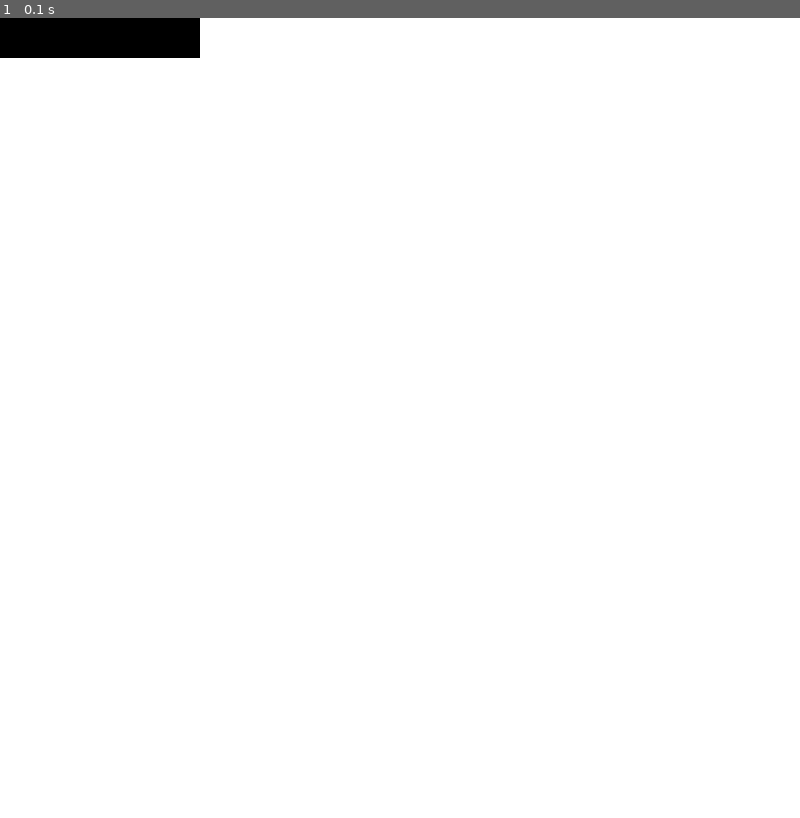
Above: before the commit, frame 1.
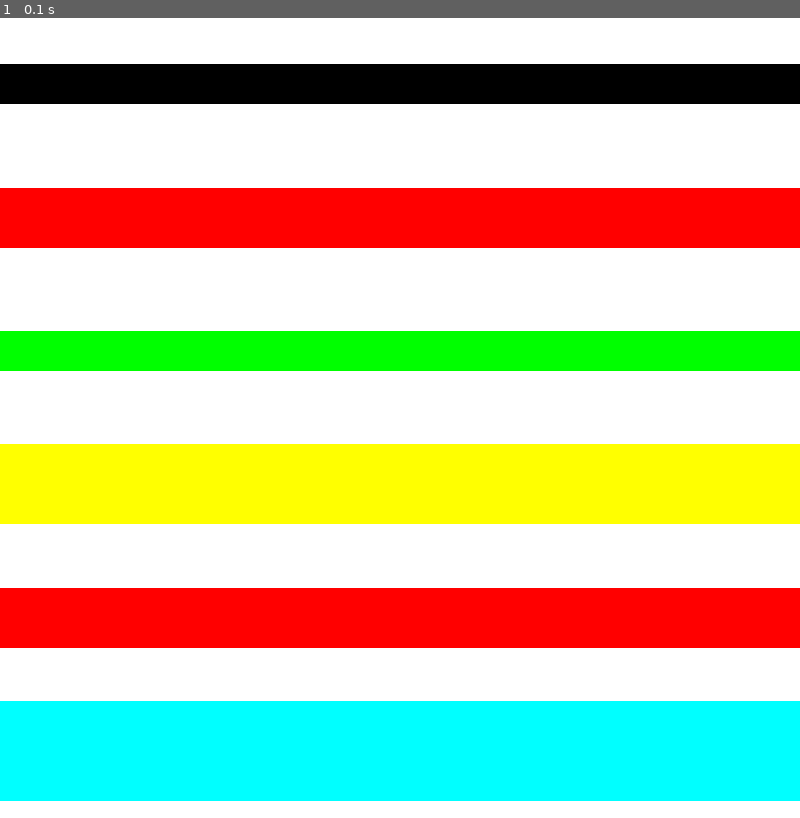
Above: after the commit, the same moment.

Repository: devFlashcap/PyGameGUI
Game: pygame game, started from main.py
The game is run twice, just before and just after one commit, with the same random seed, the same clock (stepped at 60 frames per second) and the same inputs.
Inputs:
- Up to frame 1 (0.1 s): no input

The runs differ from the first frame. In frame 1, 49% of the frame differs, in the area x 0-100%, y 0-98%.

Commit message:
Added vertical layout

Diff:
--- a/button.py
+++ b/button.py
@@ -2,18 +2,13 @@
 from control import Control
 
 class Button(Control):
-    def __init__(self, rect, backgroundColor, fontColor, fontSize, hoverBackgroundColor = (0, 0, 0), hoverFontColor = (255, 255, 255), margin = ('0'), padding = ('0')):
+    def __init__(self, rect, backgroundColor, fontColor, fontSize, hoverBackgroundColor = (0, 0, 0), hoverFontColor = (255, 255, 255)):
         self.rect = rect
         self.backgroundColor = backgroundColor
         self.fontColor = fontColor
         self.fontSize = fontSize
         self.hoverBackgroundColor = hoverBackgroundColor
         self.hoverFontColor = hoverFontColor
-        self.margin = margin
-        self.padding = padding
 
-    def setRect(self, rect):
-        self.rect = rect
-
-    def draw(self, surface):
-        pygame.draw.rect(surface, self.backgroundColor, self.rect)
+    def draw(self, window):
+        pygame.draw.rect(window, self.backgroundColor, self.rect)
--- a/control.py
+++ b/control.py
@@ -1,5 +1,12 @@
+import pygame
 import uuid
 
 class Control:
     def __init__(self):
         self.id = uuid.uuid1()
+        self.margin = ('0')
+        self.padding = ('0')
+        self.rect = None
+
+    def setRect(self, rect):
+        self.rect = rect
--- a/main.py
+++ b/main.py
@@ -1,5 +1,6 @@
 import pygame
 from button import Button
+from verticallayout import VerticalLayout
 
 pygame.init()
 
@@ -25,7 +26,21 @@
 
 def draw(window):
     window.fill((255,255,255))
-    button = Button((0,0,200,40), (0,0,0), (255,255,255), 20)
-    button.draw(window)
+    button = Button(pygame.Rect(0,0,200,40), (0,0,0), (255,255,255), 20)
+    button2 = Button(pygame.Rect(0,0,200,60), (255,0,0), (255,255,255), 20)
+    button3 = Button(pygame.Rect(0,0,200,40), (0,255,0), (255,255,255), 20)
+    button4 = Button(pygame.Rect(0,0,200,80), (255,255,0), (255,255,255), 20)
+    button5 = Button(pygame.Rect(0,0,200,60), (255,0,0), (255,255,255), 20)
+    button6 = Button(pygame.Rect(0,0,200,100), (0,255,255), (255,255,255), 20)
+
+    verticalLayout = VerticalLayout(pygame.Rect(0,0,800,800))
+    verticalLayout.addControl(button)
+    verticalLayout.addControl(button2)
+    verticalLayout.addControl(button3)
+    verticalLayout.addControl(button4)
+    verticalLayout.addControl(button5)
+    verticalLayout.addControl(button6)
+
+    verticalLayout.draw(window)
 
 main()
--- /dev/null
+++ b/sizeunits.py
@@ -0,0 +1,5 @@
+from enum import Enum
+
+class SizeUnits(Enum):
+    PIXELS = 1
+    PERCENTAGES = 2
--- a/verticallayout.py
+++ b/verticallayout.py
@@ -1,7 +1,10 @@
+import pygame
 from control import Control
+from sizeunits import SizeUnits
 
 class VerticalLayout(Control):
-    def __init__(self):
+    def __init__(self, rect):
+        self.rect = rect
         self.controls = []
 
     def addControl(self, control):
@@ -10,3 +13,21 @@
     def removeControl(self, cID):
         control = [c for c in self.controls if c.id == cID]
         self.controls.remove(control)
+
+    def calculateControlRects(self, window):
+
+        if len(self.controls) == 0:
+            return
+
+        slotHeight = self.rect.height / len(self.controls)
+
+        for idx in range(0, len(self.controls)):
+            yPos = slotHeight * idx + (slotHeight / 2 - self.controls[idx].rect.height / 2)
+            self.controls[idx].setRect(pygame.Rect(self.rect.x, yPos, self.rect.width, self.controls[idx].rect.height))
+            #pygame.draw.line(window, (0,0,0), (0, slotHeight * idx), (self.rect.width, slotHeight*idx), 4)
+
+
+    def draw(self, window):
+        self.calculateControlRects(window)
+        for control in self.controls:
+            control.draw(window)
